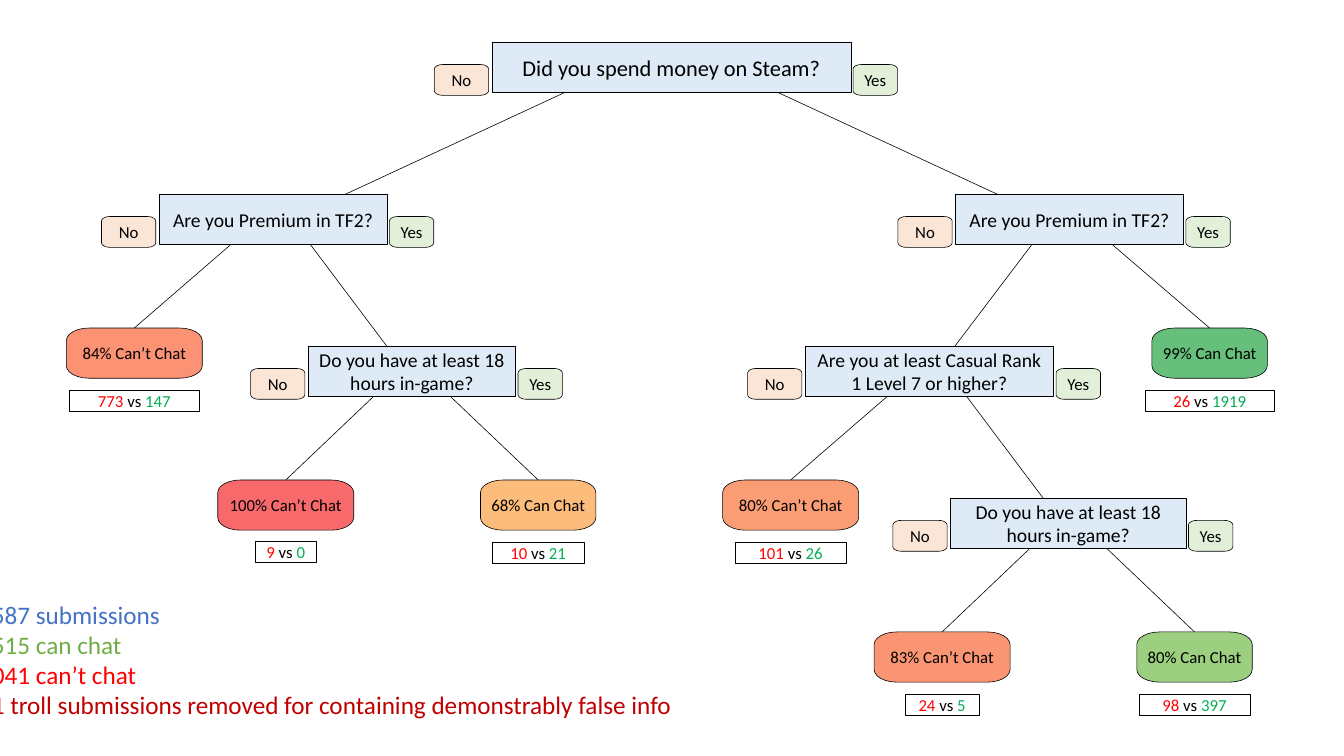
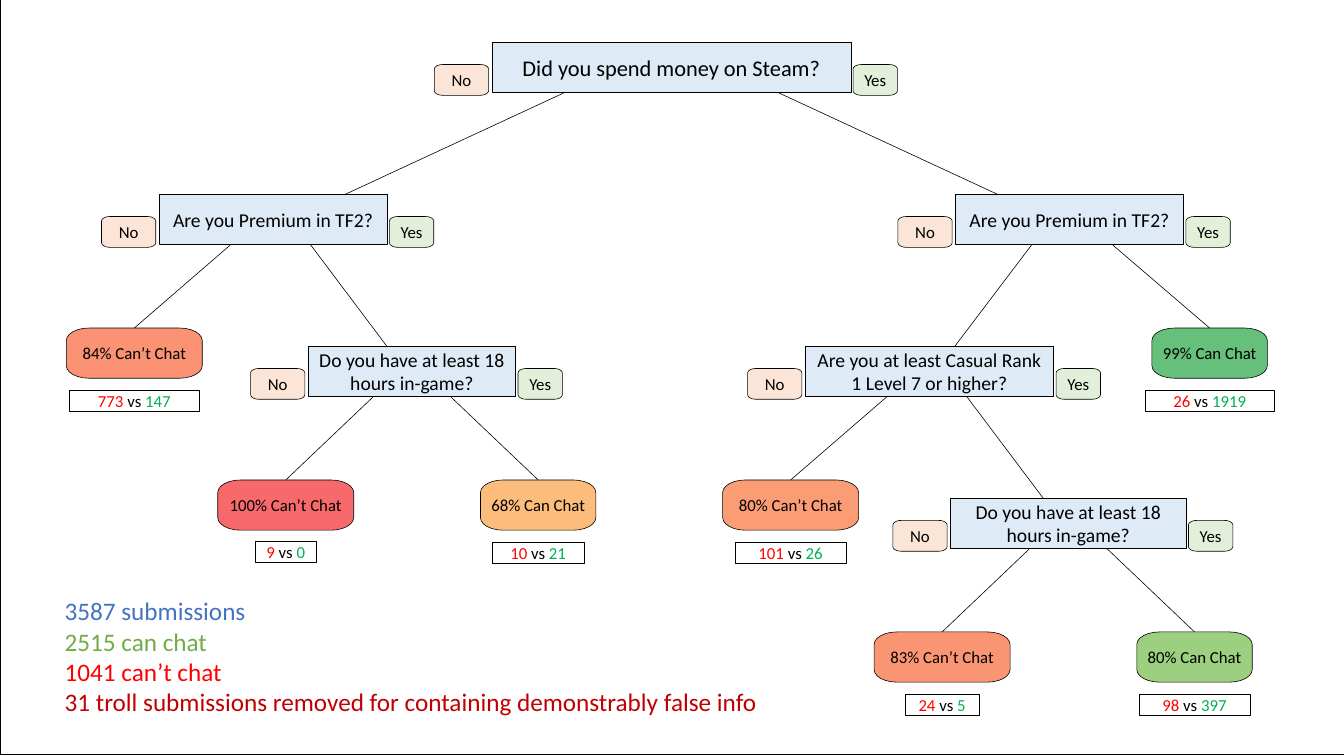
Before and after one commit to MikedeKokkie/TF2FreeToPlaySurvey, a slide deck: slide 1 of DecisionTree.pptx. Drawn at 1344x756 pixels with LibreOffice and Linux fonts; fonts in the diff are those of the drawing; grey boxes stand for pictures. Boxes give left, top, right and bottom in pixels: in the first picture for what was removed or moved away, otherwise in the second. Text is boxed around its words. In the diff, an @@ line names an element or a change of style, - is before the commit and + after.

```diff
--- a/DecisionTree.pptx
+++ b/DecisionTree.pptx
@@ freeform shape at <box>0,0,1344,754</box>: outline redrawn @@
@@ picture: place and size @@
-picture at <box>0,2,434,24</box>
+picture at <box>45,21,563,43</box>
@@ text "3587 submissions" rewrapped from <box>10,606,670,719</box> to <box>65,602,756,716</box> @@
```
Also in this commit, not shown: 1 other file.
